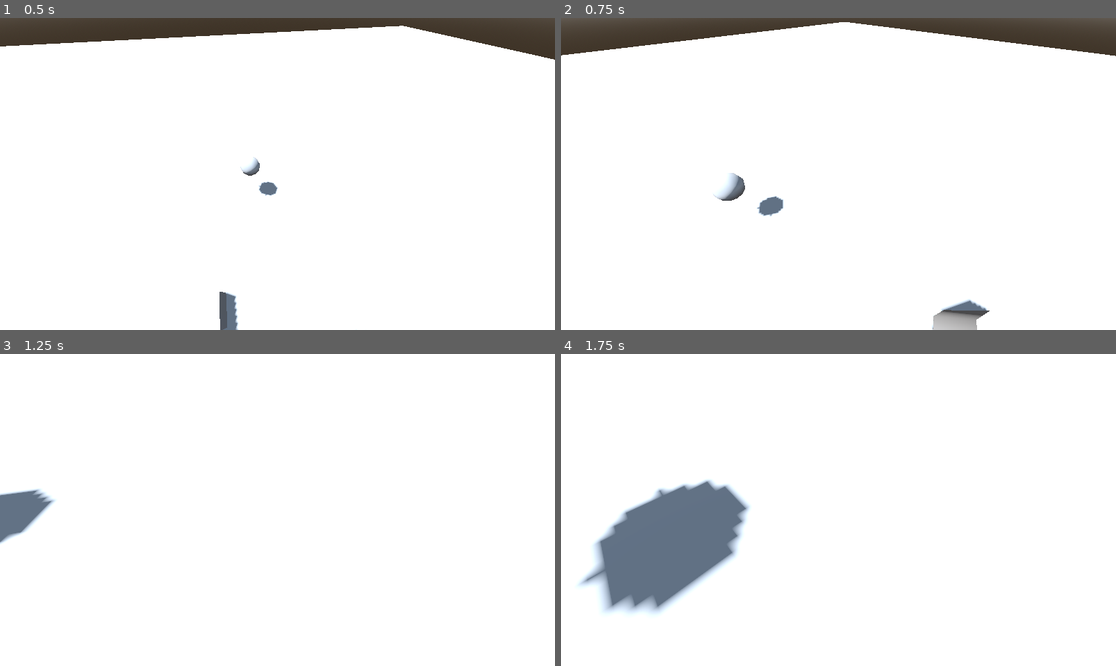
Above: before the commit, frames 1-4 (two rows, left to right).
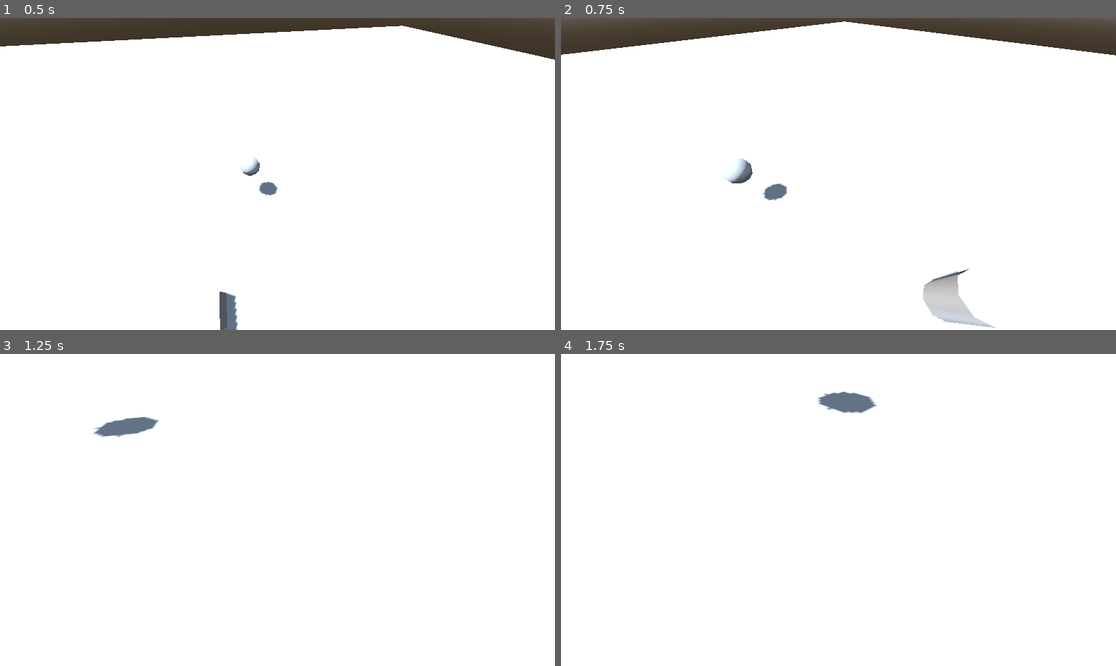
Above: after the commit, the same moments.

Repository: BridgeDeck/collegeproject-game
Game: Godot game, scene res://main.tscn
The game is run twice, just before and just after one commit, with the same random seed, the same clock (stepped at 60 frames per second) and the same inputs.
Inputs (mouse positions are in pixels of both pictures, inside the frame that each line leads up to):
- Up to frame 1 (0.5 s): no input
- Up to frame 2 (0.75 s): tap Enter (ui_accept) at 0.5 s; move the mouse to (866, 174) at 0.52 s; hold W (forward) from 0.53 s (still down)
- Up to frame 3 (1.25 s): keep holding W (forward); tap Enter (ui_accept) at 0.77 s
- Up to frame 4 (1.75 s): keep holding W (forward); move the mouse to (810, 510) at 1.27 s; tap Enter (ui_accept) at 1.52 s

Frame 1 is identical in both runs. In frame 2, 2.3% of the frame differs, in the area x 0-100%, y 1-100%; in frame 3, 1.6%; in frame 4, 8.9%, in the area x 3-58%, y 12-84%.

Commit message:
updated entity physics

Diff:
--- a/entity/entity.gd
+++ b/entity/entity.gd
@@ -25,10 +25,10 @@
 	if not is_on_floor():
 		velocity += get_gravity() * delta
 	else:
-		force = force - (force*up_direction)
+		velocity = velocity - (velocity*up_direction)
 
-	velocity.x = lerpf(velocity.x, force.x, 0.5)
-	velocity.z = lerpf(velocity.z, force.z, 0.5)
+	velocity.x = lerpf(velocity.x, force.x, delta)
+	velocity.z = lerpf(velocity.z, force.z, delta)
 
 
 	# Handle jump.
--- a/entity/entity.tscn
+++ b/entity/entity.tscn
@@ -14,12 +14,5 @@
 transform = Transform3D(1, 0, 0, 0, 1, 0, 0, 0, 1, 0, 0, -1)
 top_level = true
 
-[node name="GoTo" type="Marker3D" parent="."]
-transform = Transform3D(1, 0, 0, 0, 1, 0, 0, 0, 1, 0, -0.998, -1)
-top_level = true
-
-[node name="GoFrom" type="Marker3D" parent="."]
-transform = Transform3D(1, 0, 0, 0, 1, 0, 0, 0, 1, 0, -0.991231, 0)
-
 [node name="CollisionShape3D" type="CollisionShape3D" parent="."]
 shape = SubResource("BoxShape3D_bclhr")
